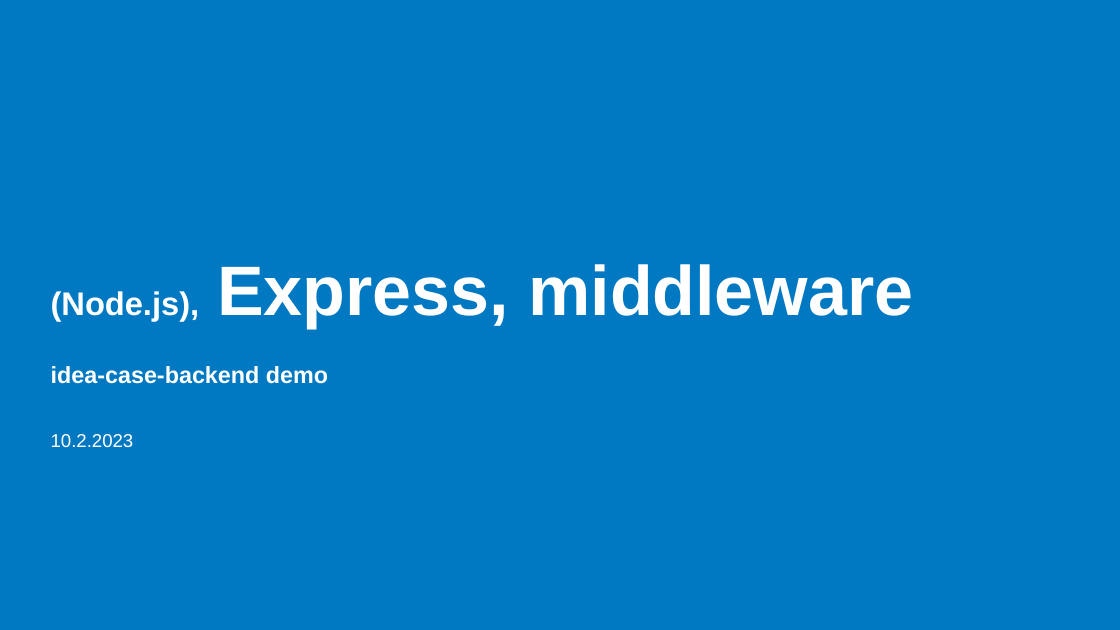
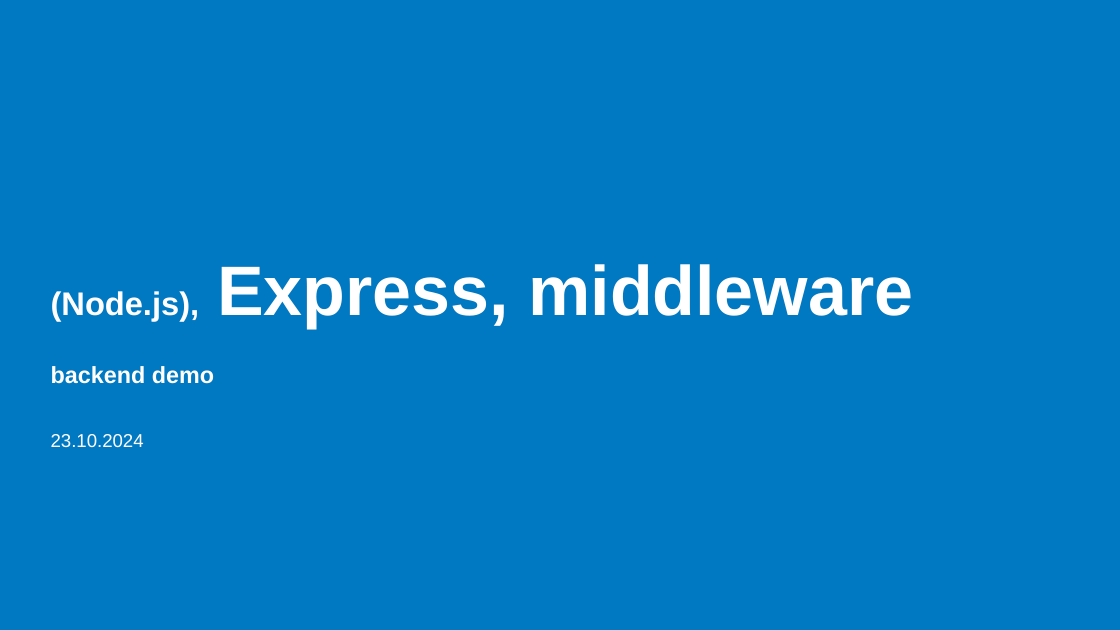
Before and after one commit to haagahelia/ohke-teknologiat, a slide deck: slide 1 of 05_es6_node/NodeJS_demo/02_nodejs/Express_and_middleware.pptx. Drawn at 1120x630 pixels with LibreOffice and Linux fonts; fonts in the diff are those of the drawing; background and template pictures are left out. Boxes give left, top, right and bottom in pixels: in the first picture for what was removed or moved away, otherwise in the second. Text is boxed around its words. In the diff, an @@ line names an element or a change of style, - is before the commit and + after.

Commit message:
Upd docker info cmds, Node and Express information

```diff
--- a/05_es6_node/NodeJS_demo/02_nodejs/Express_and_middleware.pptx
+++ b/05_es6_node/NodeJS_demo/02_nodejs/Express_and_middleware.pptx
@@ text at [51, 366, 214, 384]: text changed @@
-idea-case-backend demo
+backend demo
@@ text at [51, 434, 144, 447]: text changed @@
-10.2.2023
+23.10.2024
```
Also in this commit, not shown: 3 other slides changed, 6 other files.
